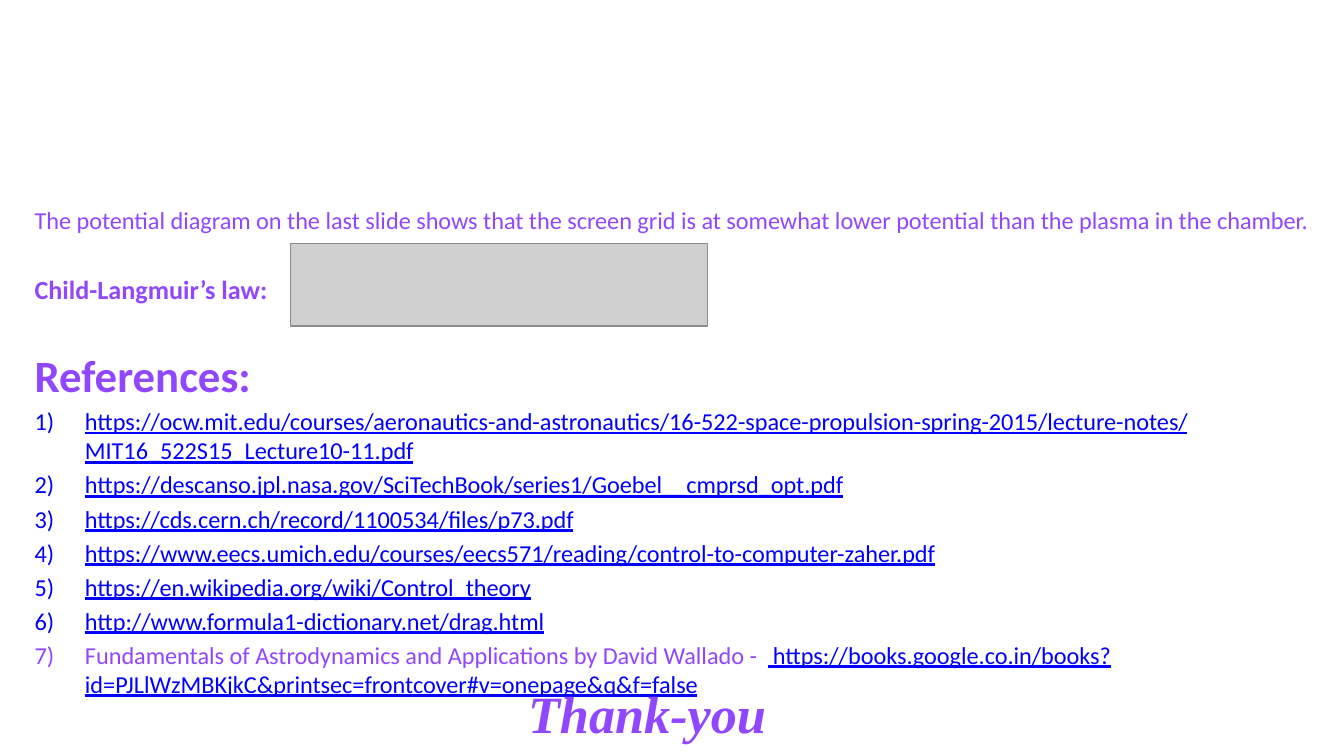
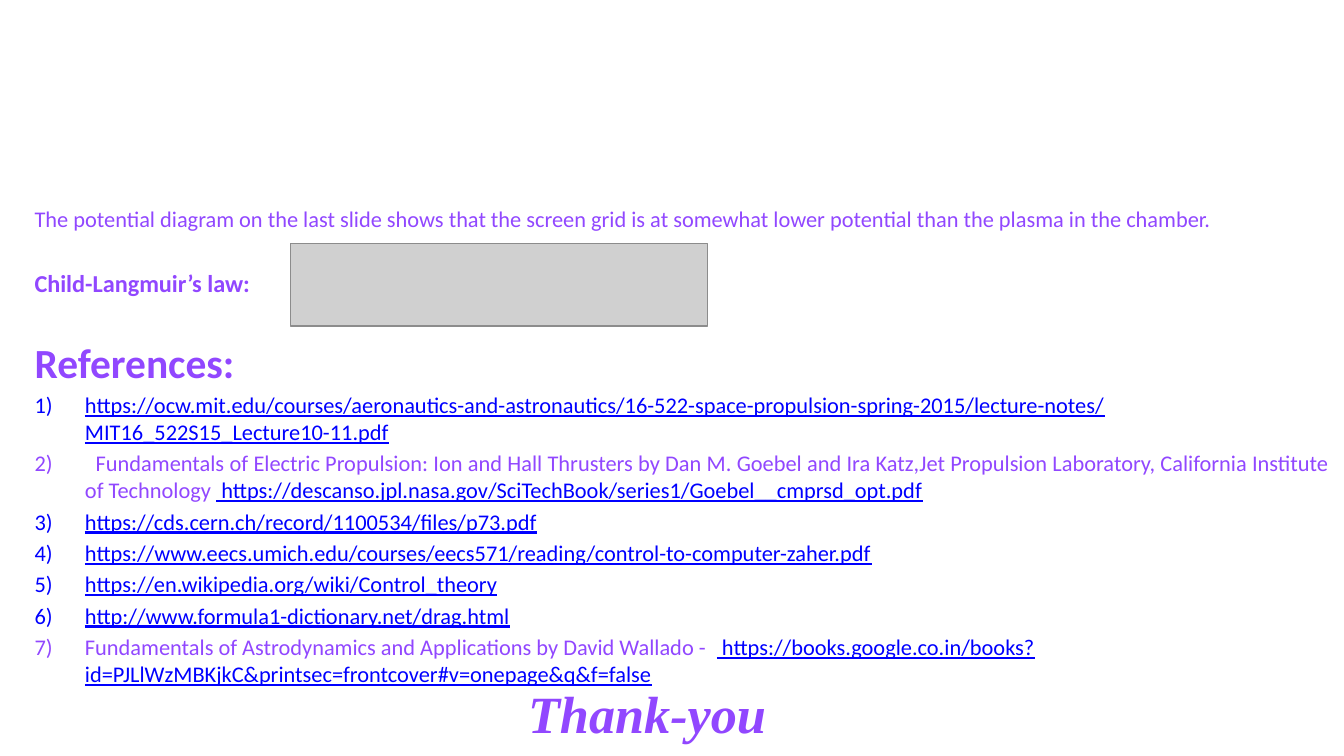
Before and after one commit to FutureMissions/Floating-Launch-Systems, a slide deck: slide 7 of Future Floating mission slides.pptx. Drawn at 1344x756 pixels with LibreOffice and Linux fonts; fonts in the diff are those of the drawing; grey boxes stand for pictures; background and template pictures are left out. Boxes give left, top, right and bottom in pixels: in the first picture for what was removed or moved away, otherwise in the second. Text is boxed around its words. In the diff, an @@ line names an element or a change of style, - is before the commit and + after.

Commit message:
Updated the slides
Added diagrams and explained them in presentation slides.

```diff
--- a/Future Floating mission slides.pptx
+++ b/Future Floating mission slides.pptx
@@ text at [35, 211, 1210, 686]: size 13 to 12 pt in "The potential diagram on the last slide ...", "https://ocw.mit.edu/courses/aeronautics-and-astronautics/16- ...", "https://cds.cern.ch/record/1100534/files/p73.pdf", "https://www.eecs.umich.edu/courses/eecs571/reading/control-t ..." and 3 more places; size 14 to 12.9 pt in "Child-Langmuir’s law:"; size 24 to 22.2 pt in "References:" @@
@@ text at [85, 455, 1328, 502]: text changed; size 13 to 12 pt; text colour #0000FF to #9147FF @@
-2) https://descanso.jpl.nasa.gov/SciTechBook/series1/Goebel__cmprsd_opt.pdf
+2) Fundamentals of Electric Propulsion: Ion and Hall Thrusters by Dan M. Goebel and Ira Katz,Jet Propulsion Laboratory, California Institute of Technology https://descanso.jpl.nasa.gov/SciTechBook/series1/Goebel__cmprsd_opt.pdf
```
